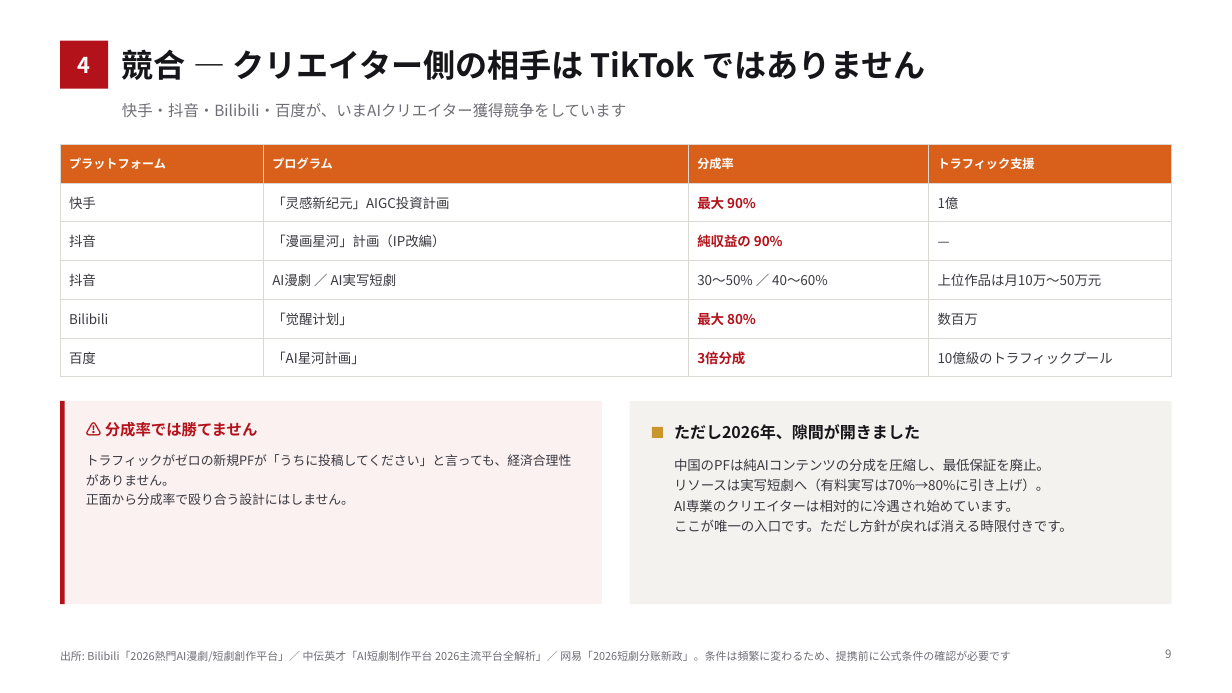
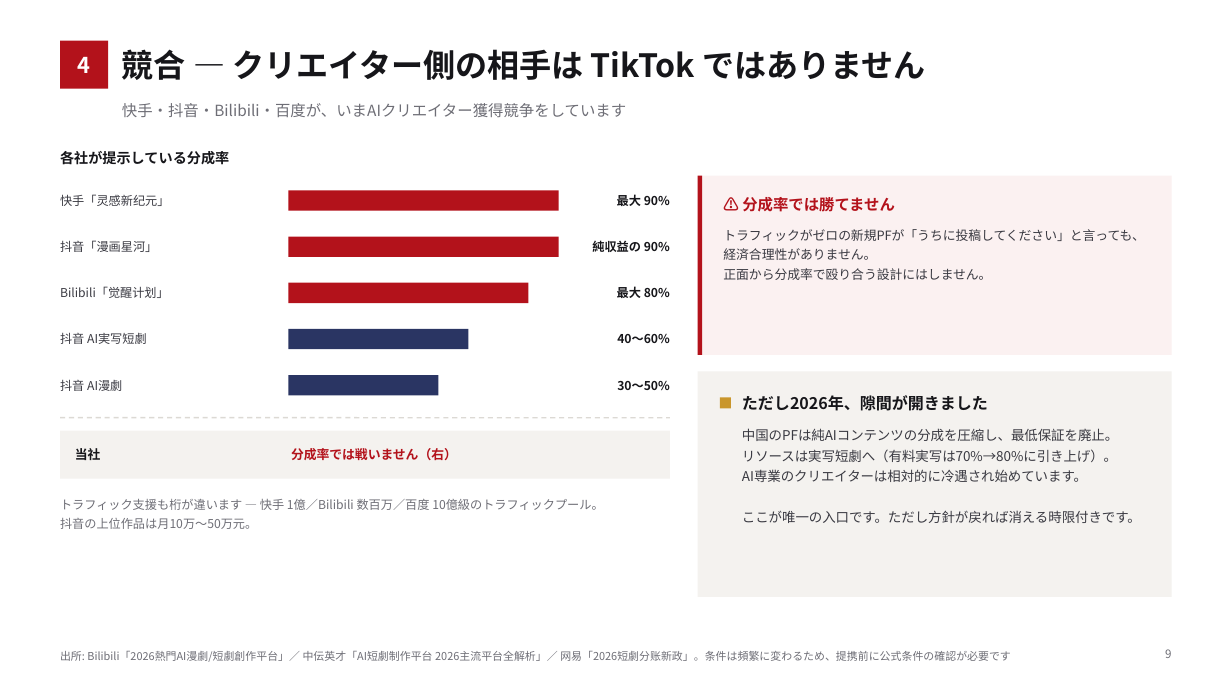
Before and after one commit to bpn333333/test, a slide deck: slide 10 of 投資家向け企画書.pptx. Drawn at 1232x693 pixels with LibreOffice and Linux fonts; fonts in the diff are those of the drawing. Boxes give left, top, right and bottom in pixels: in the first picture for what was removed or moved away, otherwise in the second. Text is boxed around its words. In the diff, an @@ line names an element or a change of style, - is before the commit and + after.

```diff
--- a/投資家向け企画書.pptx
+++ b/投資家向け企画書.pptx
@@ table removed at [60,144,1172,369], 6 rows, 4 columns @@
-プラットフォーム | プログラム | 分成率 | トラフィック支援
-快手 | 「灵感新纪元」AIGC投資計画 | 最大 90% | 1億
-抖音 | 「漫画星河」計画（IP改編） | 純収益の 90% | —
-抖音 | AI漫劇 ／ AI実写短劇 | 30〜50% ／ 40〜60% | 上位作品は月10万〜50万元
-Bilibili | 「觉醒计划」 | 最大 80% | 数百万
-百度 | 「AI星河計画」 | 3倍分成 | 10億級のトラフィックプール
@@ text added at [60,151,229,165], 11 pt, text #16161A, bold @@
+各社が提示している分成率
@@ rectangle: place and size @@
-rectangle at [60,401,65,604]
+rectangle at [698,176,702,355]
@@ rectangle: place and size @@
-rectangle at [60,401,603,604]
+rectangle at [698,176,1172,355]
@@ text added at [60,194,169,206], 9.5 pt, text #3A3A42 @@
+快手「灵感新纪元」
@@ rectangle added at [288,190,558,211], fill #B3121B @@
@@ text added at [617,194,670,206], 9.5 pt, text #16161A, bold @@
+最大 90%
@@ text "⚠ 分成率では勝てません": place and size @@
-text "⚠ 分成率では勝てません" at [105,422,258,437]
+text "⚠ 分成率では勝てません" at [742,197,895,212]
@@ rectangle added at [288,237,558,257], fill #B3121B @@
@@ text "トラフィックがゼロの新規PFが「うちに投稿してください」と言っても、経済合理性がありません。" rewrapped from [86,454,571,505] to [723,229,1145,280] @@
@@ text added at [60,240,157,252], 9.5 pt, text #3A3A42 @@
+抖音「漫画星河」
@@ text added at [592,240,670,252], 9.5 pt, text #16161A, bold @@
+純収益の 90%
@@ text added at [60,286,169,298], 9.5 pt, text #3A3A42 @@
+Bilibili「觉醒计划」
@@ rectangle added at [288,283,529,303], fill #B3121B @@
@@ text added at [617,286,670,298], 9.5 pt, text #16161A, bold @@
+最大 80%
@@ rectangle added at [288,329,469,349], fill #2A3563 @@
@@ text added at [60,332,147,344], 9.5 pt, text #3A3A42 @@
+抖音 AI実写短劇
@@ text added at [617,334,670,343], 9.5 pt, text #16161A, bold @@
+40〜60%
@@ text added at [60,379,122,391], 9.5 pt, text #3A3A42 @@
+抖音 AI漫劇
@@ rectangle added at [288,375,438,396], fill #2A3563 @@
@@ text added at [617,381,670,390], 9.5 pt, text #16161A, bold @@
+30〜50%
@@ rectangle: place and size @@
-rectangle at [630,401,1173,604]
+rectangle at [698,372,1172,597]
@@ text "ただし2026年、隙間が開きました": place and size @@
-text "ただし2026年、隙間が開きました" at [674,424,920,440]
+text "ただし2026年、隙間が開きました" at [742,395,988,411]
@@ line added from (60, 418) to (670, 418), #DCD9D4 1 pt dashed @@
@@ rectangle: place and size @@
-rectangle at [652,427,663,438]
+rectangle at [720,397,731,409]
@@ rectangle added at [60,431,670,479], fill #F4F2EF @@
@@ text added at [75,448,101,460], 10 pt, text #16161A, bold @@
+当社
@@ text added at [291,448,457,460], 10 pt, text #B3121B, bold @@
+分成率では戦いません（右）
@@ text "中国のPFは純AIコンテンツの分成を圧縮し、最低保証を廃止。" rewrapped from [674,458,1073,532] to [742,428,1141,523] @@
@@ text added at [60,499,603,529], 9.5 pt, text #6E6E76 @@
+トラフィック支援も桁が違います — 快手 1億／Bilibili 数百万／百度 10億級のトラフィックプール。
+抖音の上位作品は月10万〜50万元。
```
Also in this commit, not shown: 4 other slides changed, 1 other file.
